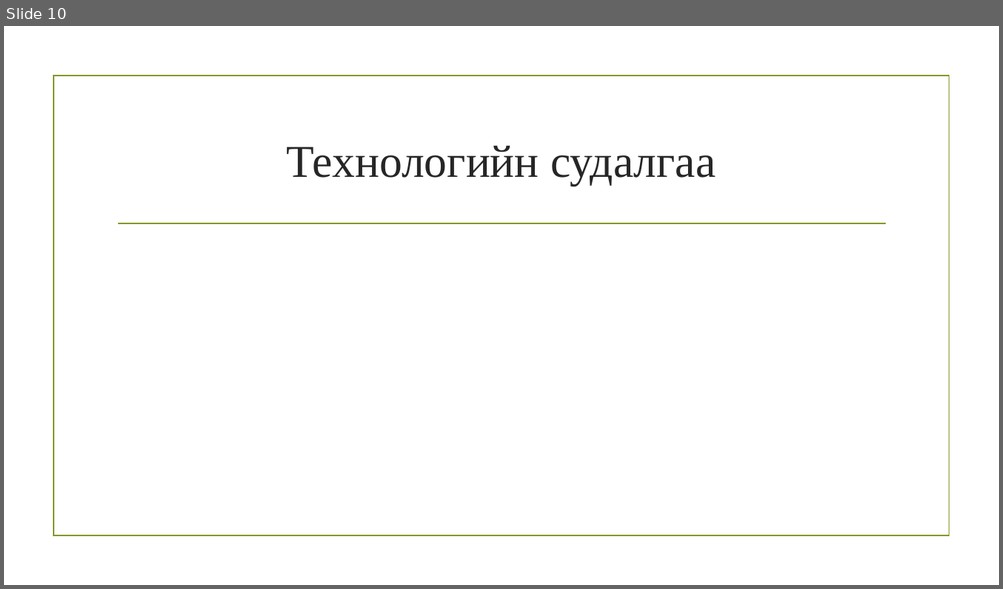
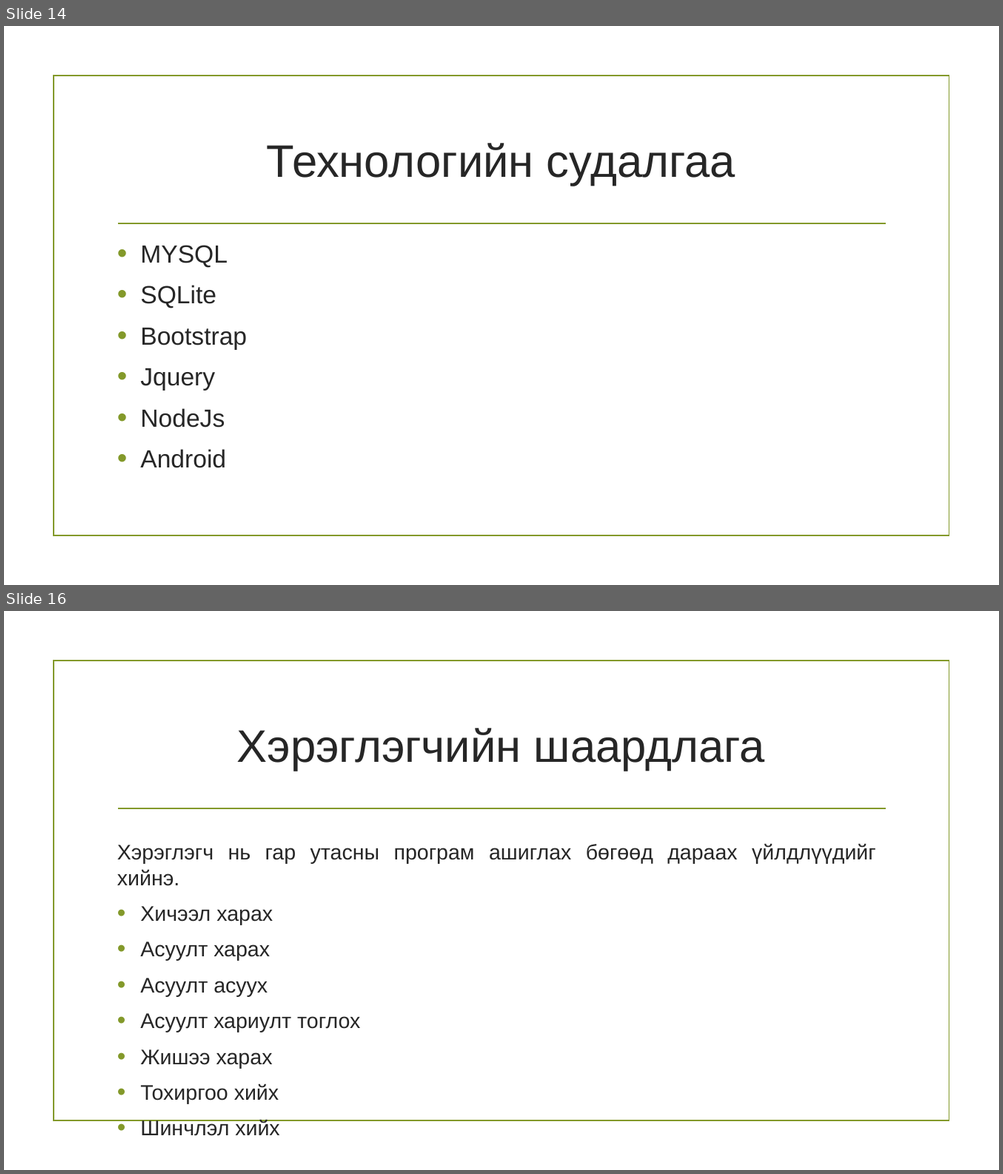
Before and after one commit to md33/tailan, a slide deck: Өгөгдлийн нууцлал,.pptx. Shown one above the other, each under a label of ours: slide 10 before the commit, slides 14 and 16 after it; the slides between them are not shown. The pictures are 1003x589 and 1003x1174 pixels, drawn with LibreOffice and Linux fonts; fonts in the diff are those of the drawing; background and template pictures are left out. Boxes give left, top, right and bottom in pixels: in the first picture for what was removed or moved away, otherwise in the second. Text is boxed around its words. In the diff, an @@ line names an element or a change of style, - is before the commit and + after.

```diff
--- a/Өгөгдлийн нууцлал,.pptx
+++ b/Өгөгдлийн нууцлал,.pptx
@@ slide 16 added at box(4, 611, 999, 1170), background picture (left out); not listed: 2 template elements that a slide beside it also shows @@
@@ title added at box(237, 728, 765, 771), 44 pt, text #262626 @@
+Хэрэглэгчийн шаардлага
@@ text added at box(117, 843, 876, 1105), 20.4 pt, text #262626 @@
+Хэрэглэгч нь гар утасны програм ашиглах бөгөөд дараах үйлдлүүдийг хийнэ.
+• Хичээл харах
+• Асуулт харах
+• Асуулт асуух
+• Асуулт хариулт тоглох
+• Жишээ харах
+• Тохиргоо хийх
+• Шинчлэл хийх
@@ what was slide 10 is now slide 14 @@
@@ slide 14 changed as well @@
@@ title "Технологийн судалгаа" at box(267, 143, 735, 186): font Times New Roman to Arial @@
@@ text added at box(140, 245, 247, 469), 24 pt, text #262626 @@
+• MYSQL
+• SQLite
+• Bootstrap
+• Jquery
+• NodeJs
+• Android
```
Also in this commit, not shown: 9 other slides changed, 18 other slides added, 2 slides removed, 38 other files.
